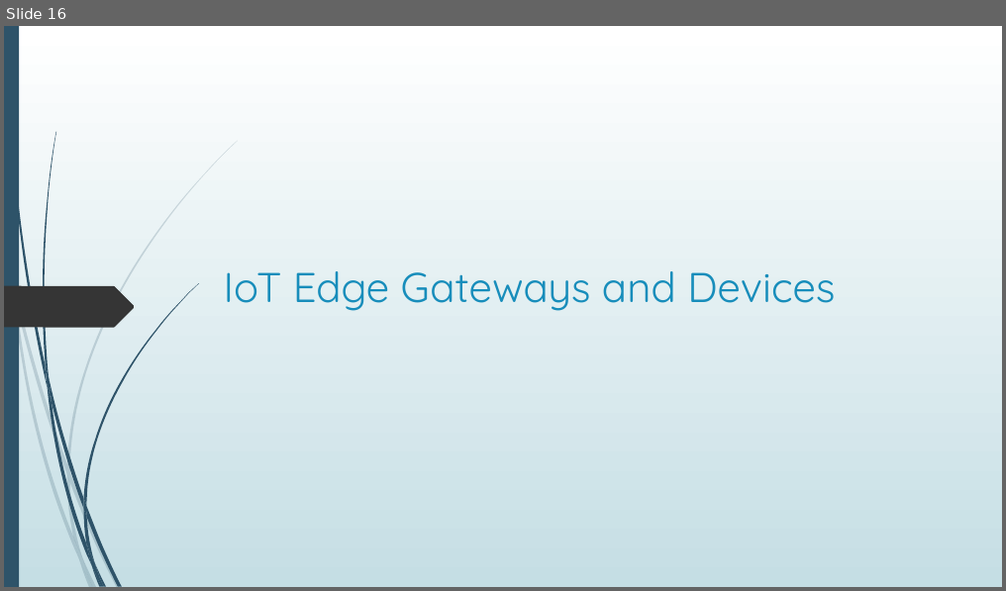
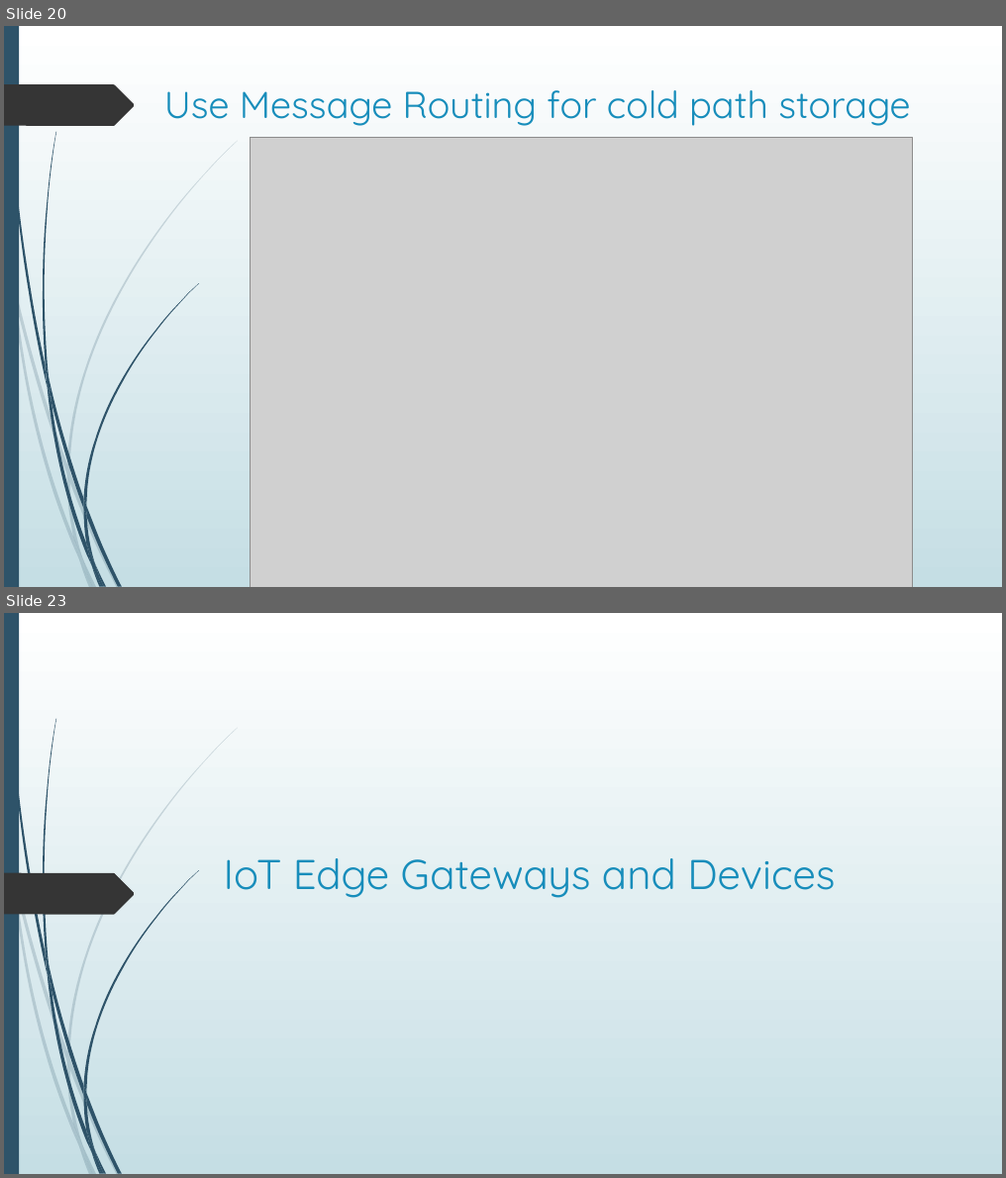
Before and after one commit to blgorman/IntroToIoT, a slide deck: IntroductionToIoT.pptx. Shown one above the other, each under a label of ours: slide 16 before the commit, slides 20 and 23 after it; the slides between them are not shown. The pictures are 1006x591 and 1006x1178 pixels, drawn with LibreOffice and Linux fonts; fonts in the diff are those of the drawing; grey boxes stand for pictures. Boxes give left, top, right and bottom in pixels: in the first picture for what was removed or moved away, otherwise in the second. Text is boxed around its words. In the diff, an @@ line names an element or a change of style, - is before the commit and + after.

```diff
--- a/IntroductionToIoT.pptx
+++ b/IntroductionToIoT.pptx
@@ slide 20 added at bbox=[4, 26, 1002, 587], background gradient #FFFFFF to #C5DEE5; not listed: 23 template elements that a slide beside it also shows @@
@@ freeform shape added at bbox=[4, 84, 135, 126], fill #353535 @@
@@ title added at bbox=[164, 90, 910, 126], 36 pt, text #178DBB @@
+Use Message Routing for cold path storage
@@ picture added at bbox=[250, 138, 912, 587] @@
@@ what was slide 16 is now slide 23 @@
```
Also in this commit, not shown: 2 slides changed, 6 other slides added.
